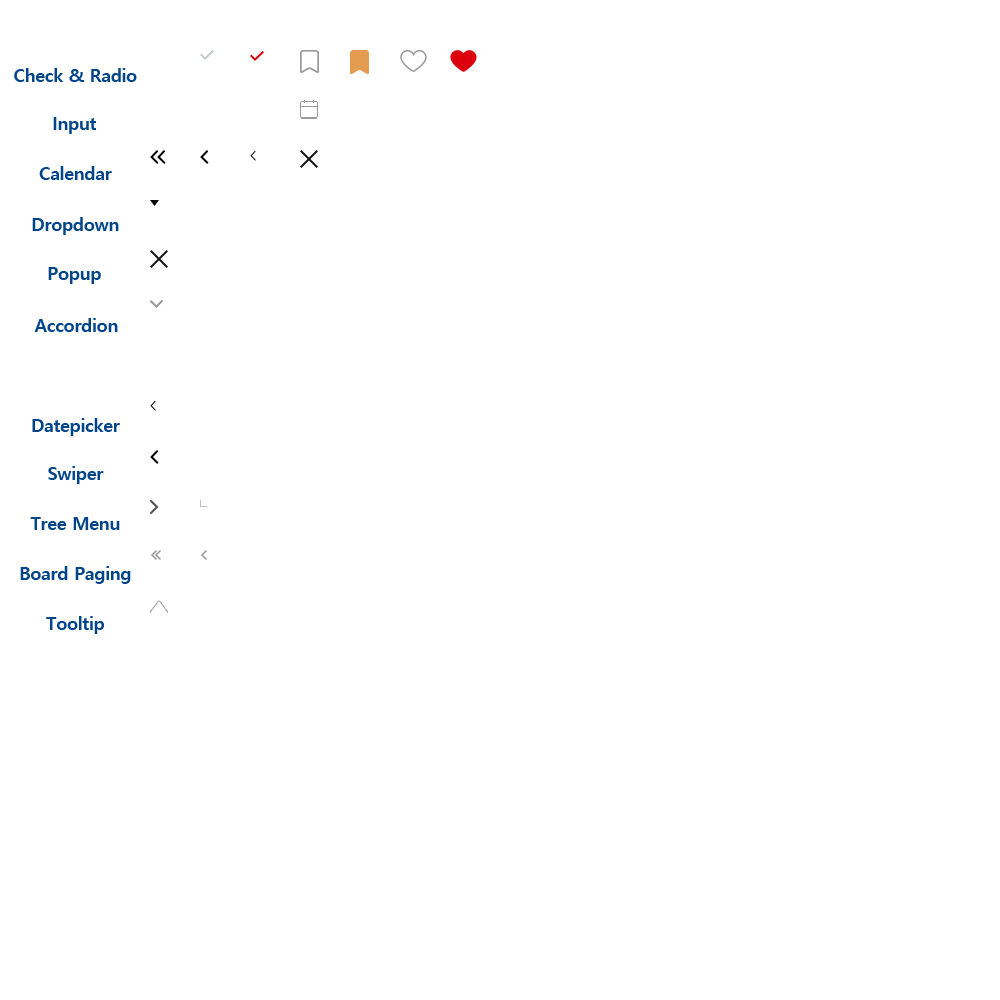
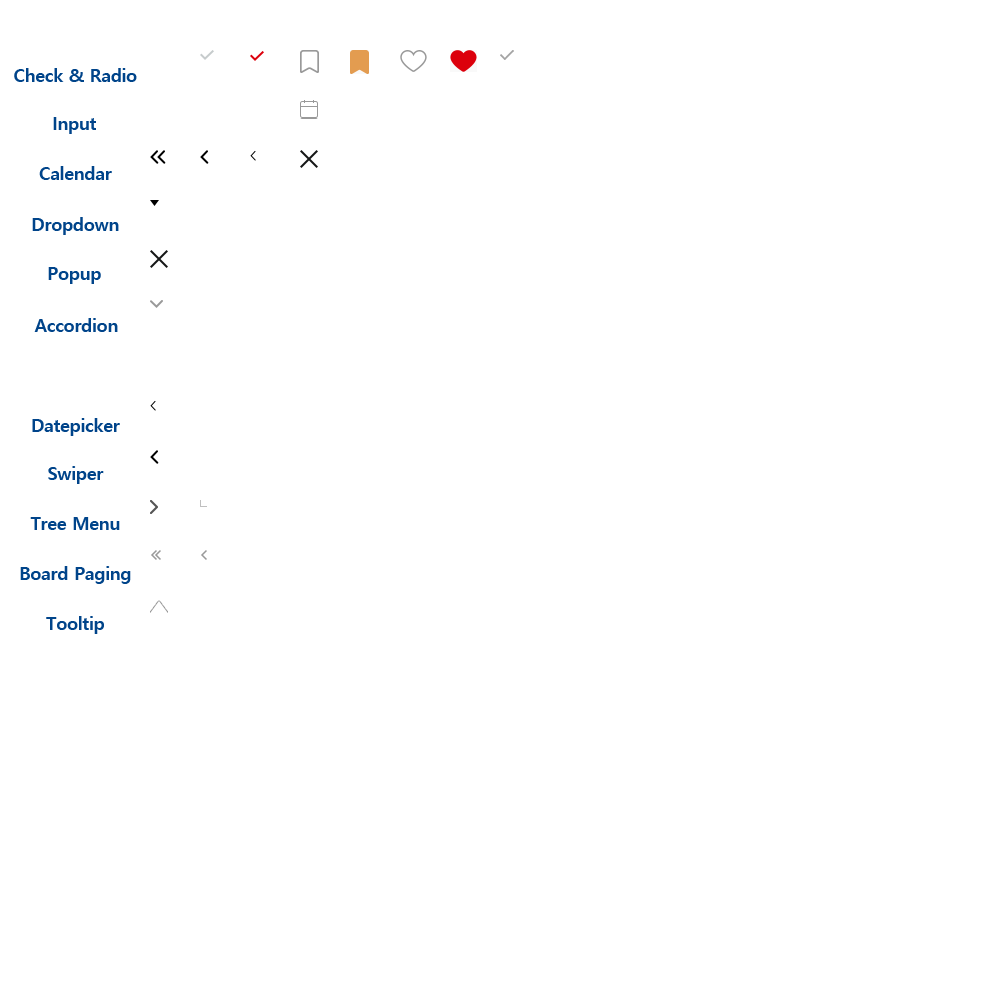
Comparing the layer stacks of the two 1000 × 1000 images. Changes:
added layer "check_24dp_1F1F1F_FILL0_wght400_GRAD0_opsz24 복사" in group "Check & Radio" over (500, 50, 514, 60)
